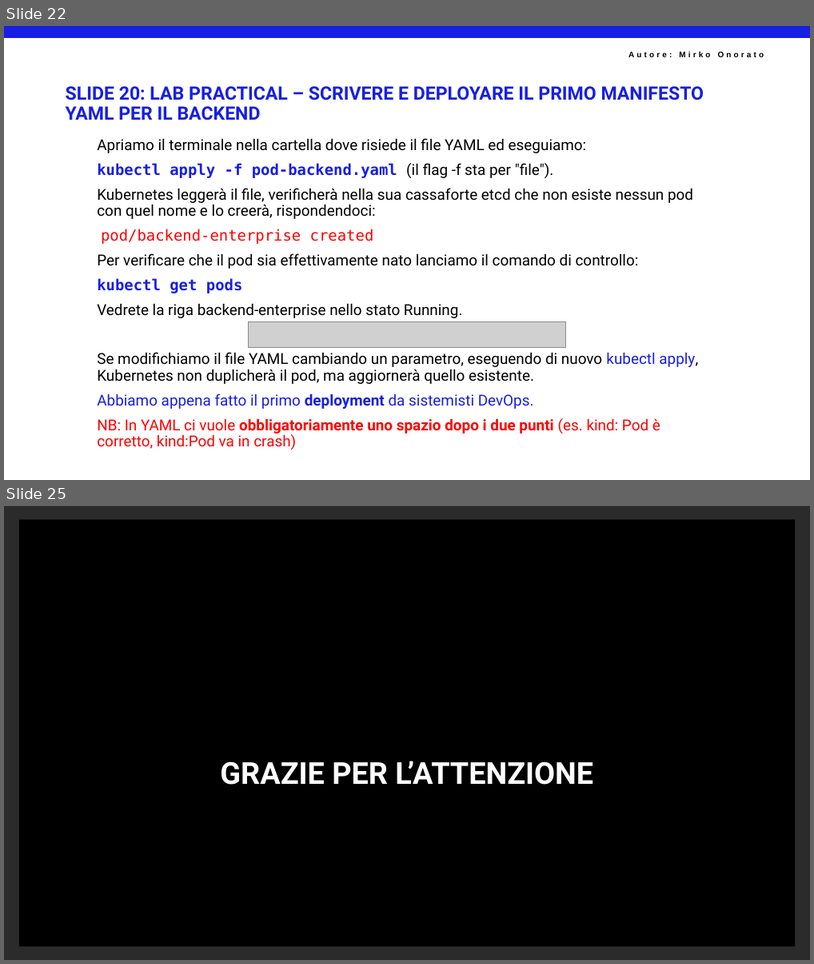
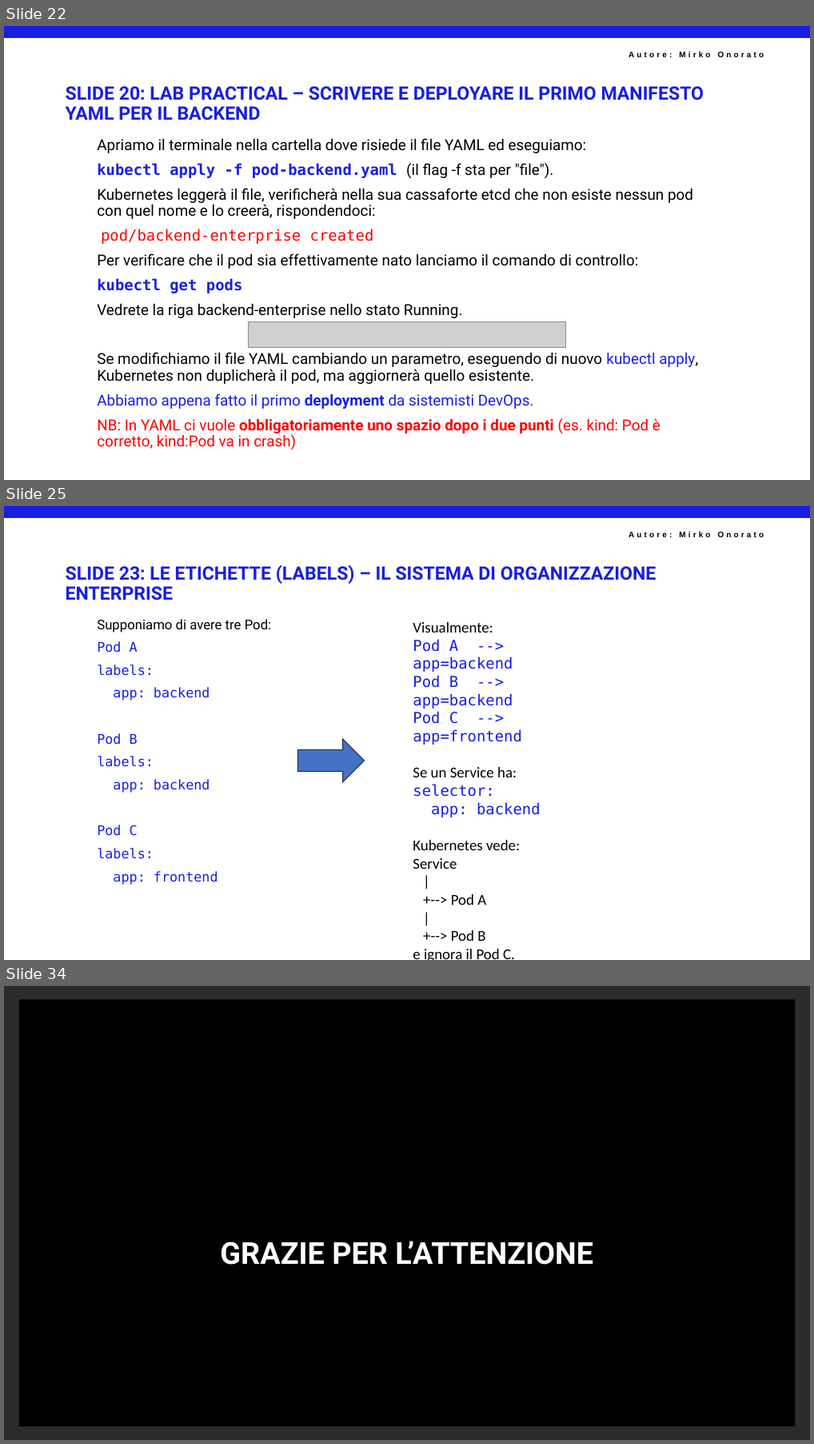
Before and after one commit to mirkoSkF/Docker-Slides, a slide deck: 4 - Kubernates. IL PASSAGGIO DA DOCKER COMPOSE ALL'ORCHESTRAZIONE ENTERPRISE.pptx. Shown one above the other, each under a label of ours: slides 22 and 25 before the commit, slides 22, 25 and 34 after it; the slides between them are not shown. The pictures are 814x964 and 814x1444 pixels, drawn with LibreOffice and Linux fonts; fonts in the diff are those of the drawing; grey boxes stand for pictures; background and template pictures are left out; a plain dark background stands for a picture behind light text. Boxes give left, top, right and bottom in pixels: in the first picture for what was removed or moved away, otherwise in the second. Text is boxed around its words. In the diff, an @@ line names an element or a change of style, - is before the commit and + after.

```diff
--- a/4 - Kubernates. IL PASSAGGIO DA DOCKER COMPOSE ALL'ORCHESTRAZIONE ENTERPRISE.pptx
+++ b/4 - Kubernates. IL PASSAGGIO DA DOCKER COMPOSE ALL'ORCHESTRAZIONE ENTERPRISE.pptx
@@ slide 25 added at box(4, 506, 810, 960), background #FFFFFF; not listed: 2 template elements that a slide beside it also shows @@
@@ title added at box(66, 565, 656, 584), 22 pt, text #171FE2, bold @@
+SLIDE 23: LE ETICHETTE (LABELS) – IL SISTEMA DI ORGANIZZAZIONE ENTERPRISE
@@ text added at box(97, 619, 272, 884), 16 pt, text #171FE2 @@
+Supponiamo di avere tre Pod:
+Pod A
+labels:
+app: backend
+Pod B
+labels:
+app: backend
+Pod C
+labels:
+app: frontend
@@ text added at box(413, 622, 541, 960), 18 pt, text #000000 @@
+Visualmente:
+Pod A --> app=backend
+Pod B --> app=backend
+Pod C --> app=frontend
+Se un Service ha:
+selector:
+app: backend
+Kubernetes vede:
+Service
+|
++--> Pod A
+|
++--> Pod B
+e ignora il Pod C.
@@ right arrow added at box(298, 739, 365, 782), fill #4472C4, outline #1E3256 1 pt @@
@@ what was slide 25 is now slide 34 @@
```
Also in this commit, not shown: 2 slides changed, 8 other slides added.
